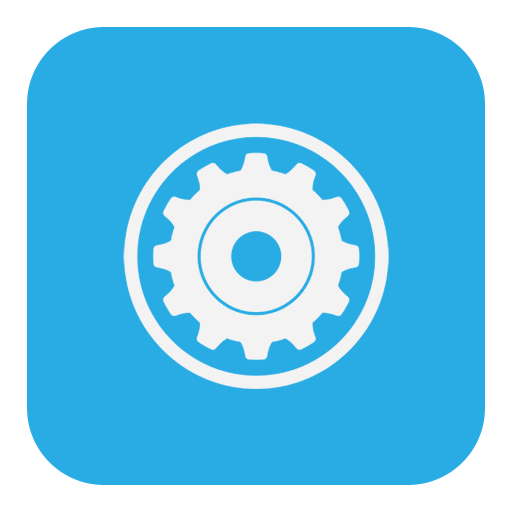
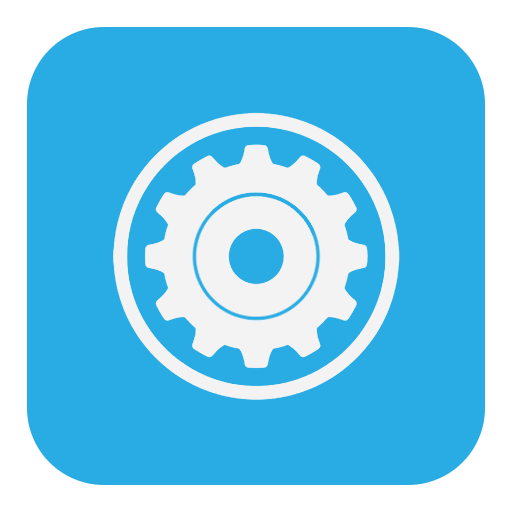
Revision of a layered 512 × 512 image; what changed, layer by layer:
painted on "Layer 1" over [113, 112, 400, 400]
